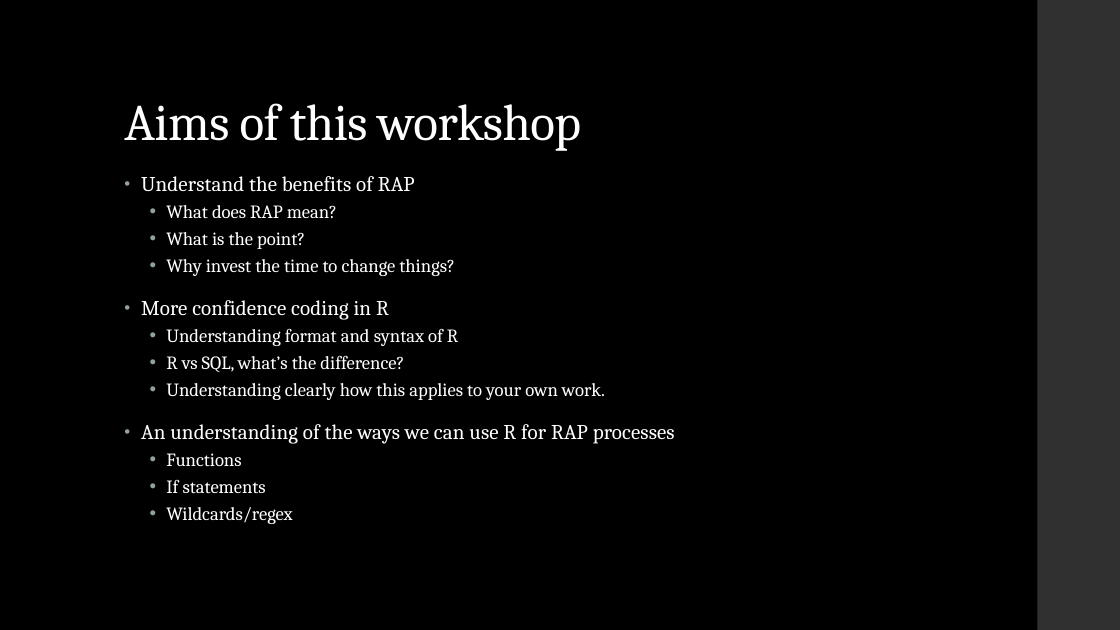
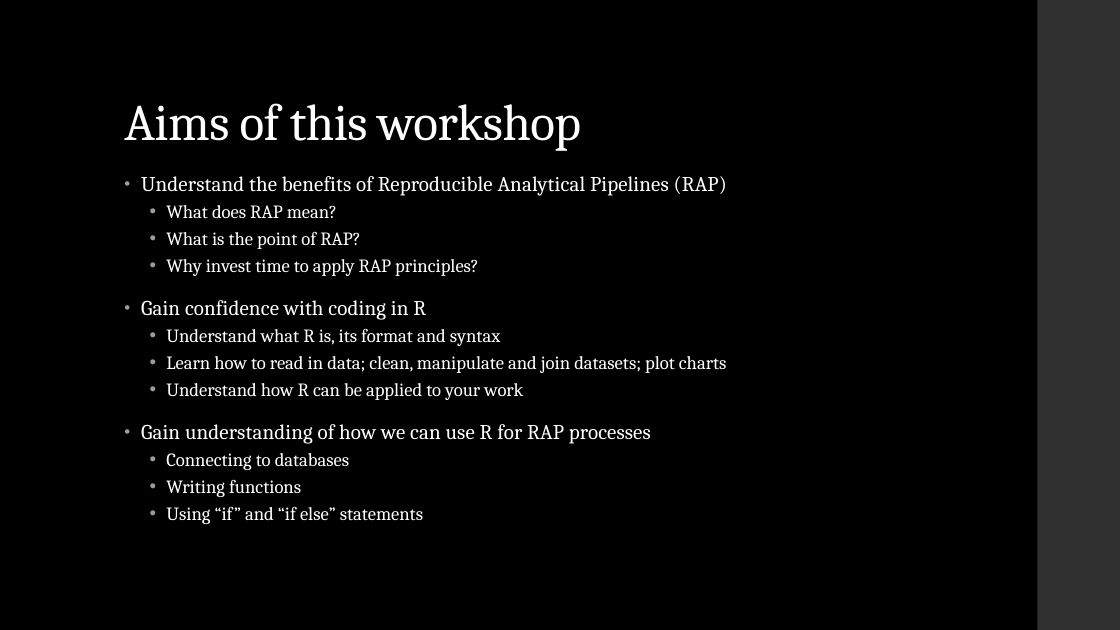
Before and after one commit to dfe-analytical-services/techskills_workshops, a slide deck: slide 2 of slides/workshopslides_RforRAP.pptx. Drawn at 1120x630 pixels with LibreOffice and Linux fonts; fonts in the diff are those of the drawing. Boxes give left, top, right and bottom in pixels: in the first picture for what was removed or moved away, otherwise in the second. Text is boxed around its words. In the diff, an @@ line names an element or a change of style, - is before the commit and + after.

Commit message:
Update R workshop slides to align with updated PDF (based on HEAbespoke slides)

```diff
--- a/slides/workshopslides_RforRAP.pptx
+++ b/slides/workshopslides_RforRAP.pptx
@@ text at [141, 176, 727, 196]: text changed @@
-• Understand the benefits of RAP
+• Understand the benefits of Reproducible Analytical Pipelines (RAP)
@@ text at [141, 232, 727, 524]: text changed @@
-  • What is the point?
-  • Why invest the time to change things?
-• More confidence coding in R
-  • Understanding format and syntax of R
-  • R vs SQL, what’s the difference?
-  • Understanding clearly how this applies to your own work.
-• An understanding of the ways we can use R for RAP processes
-  • Functions
-  • If statements
-  • Wildcards/regex
+  • What is the point of RAP?
+  • Why invest time to apply RAP principles?
+• Gain confidence with coding in R
+  • Understand what R is, its format and syntax
+  • Learn how to read in data; clean, manipulate and join datasets; plot charts
+  • Understand how R can be applied to your work
+• Gain understanding of how we can use R for RAP processes
+  • Connecting to databases
+  • Writing functions
+  • Using “if” and “if else” statements
```
Also in this commit, not shown: 8 other slides changed, 2 slides added, 1 slide removed, 1 other file.
